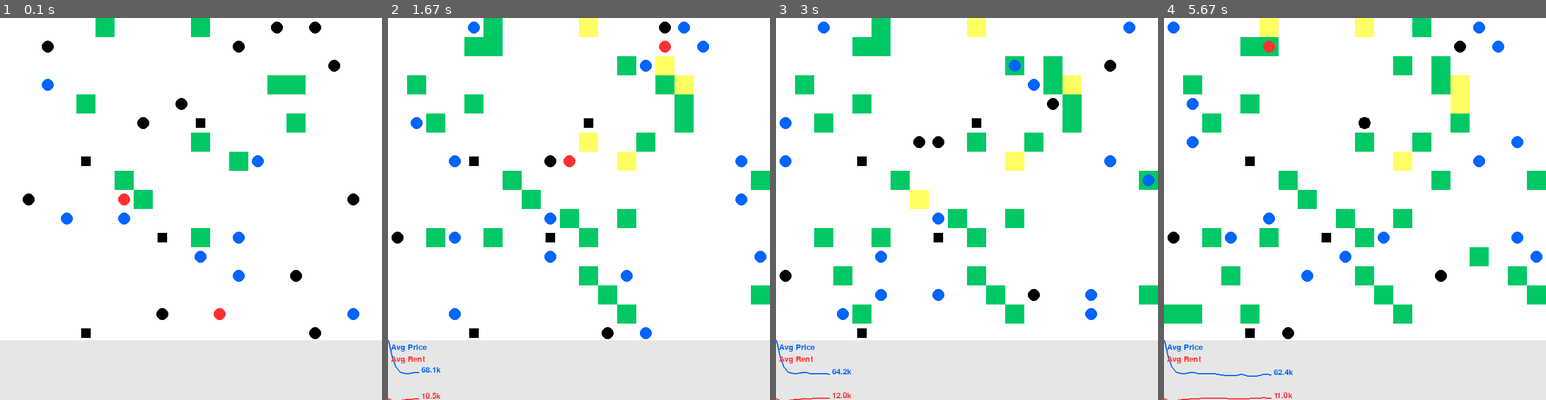
Above: before the commit, frames 1-4 (left to right).
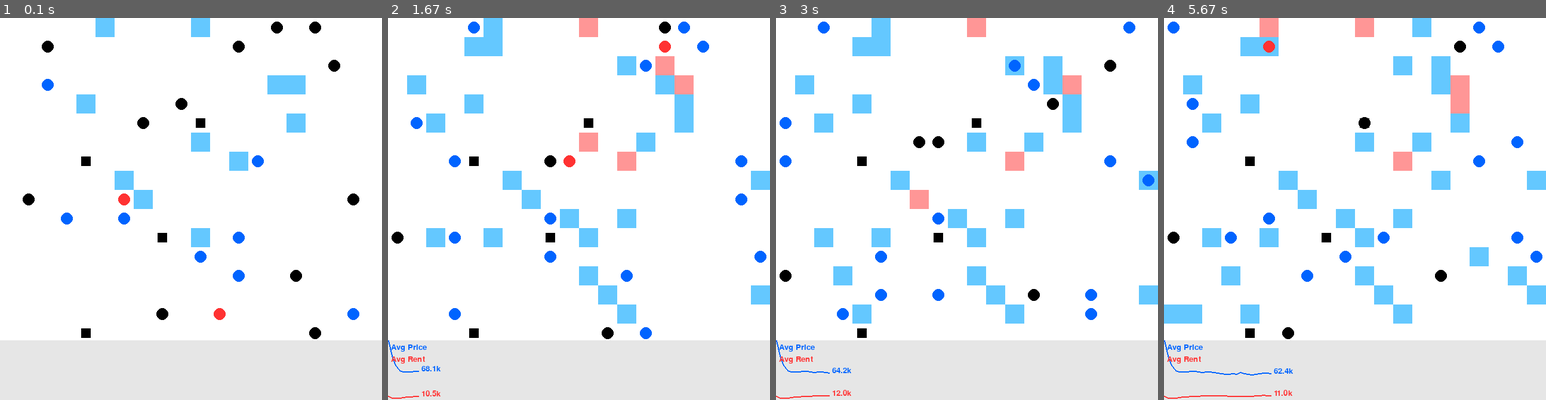
Above: after the commit, the same moments.

Repository: YahyaGamal/Housing_ABM_GPT_pygame
Game: pygame game, started from model.py
Two runs of this game, one before a commit and one after it. Both use one fixed random seed, a clock stepped at 60 frames per second and the inputs below.
Inputs:
- Up to frame 1 (0.1 s): no input
- Up to frame 2 (1.67 s): no input
- Up to frame 3 (3 s): no input
- Up to frame 4 (5.67 s): no input

The runs differ from the first frame. In frame 1, 2.8% of the frame differs, in the area x 20-80%, y 0-60%; in frame 2, 7.2%; in frame 3, 7.6%; in frame 4, 9.4%, in the area x 0-100%, y 0-100%.

Commit message:
updated colour interface

Diff:
--- a/model.py
+++ b/model.py
@@ -16,8 +16,10 @@
 WHITE = (255, 255, 255)
 BLACK = (0, 0, 0)
 BLUE = (0, 100, 255)
+CYAN = (100, 200, 255)
 GREEN = (0, 200, 100)
 RED = (255, 50, 50)
+PALERED = (255, 150, 150)
 YELLOW = (255, 255, 100)
 PURPLE = (200, 100, 255)
 
@@ -51,7 +53,7 @@
         self.occupancy_history = []
 
     def draw(self):
-        color = GREEN if self.owned and not self.rented else YELLOW if self.rented else WHITE
+        color = CYAN if self.owned and not self.rented else PALERED if self.rented else WHITE
         pygame.draw.rect(screen, color, (self.x * TILE_SIZE, self.y * TILE_SIZE, TILE_SIZE, TILE_SIZE))
 
 
@@ -201,7 +203,8 @@
 
     # Scale data
     max_price = max(max(price_history), max(rent_history))
-    min_price = min(min(price_history), min(rent_history))
+    # min_price = min(min(price_history), min(rent_history))
+    min_price = 0
     price_range = max_price - min_price if max_price != min_price else 1
 
     def scale_y(value):
